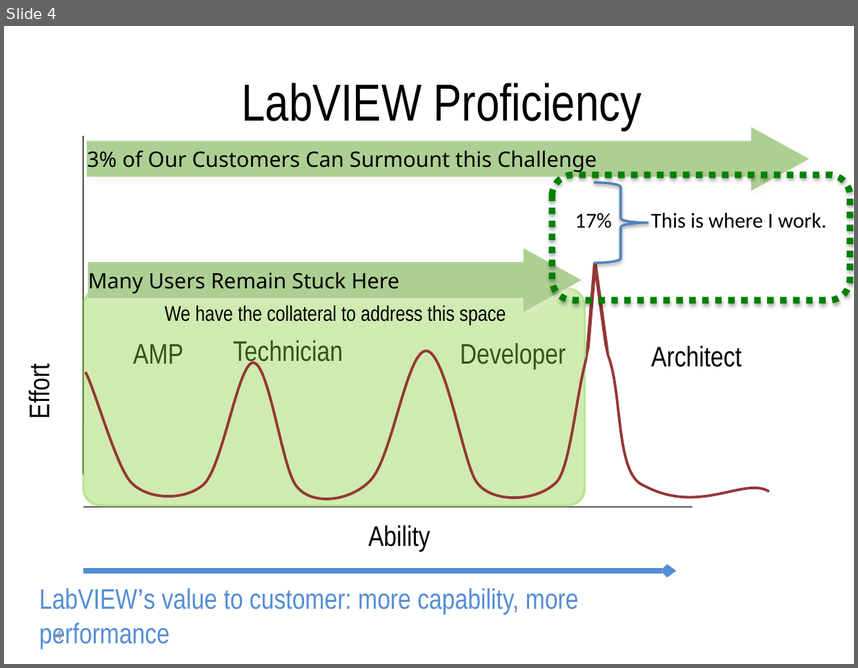
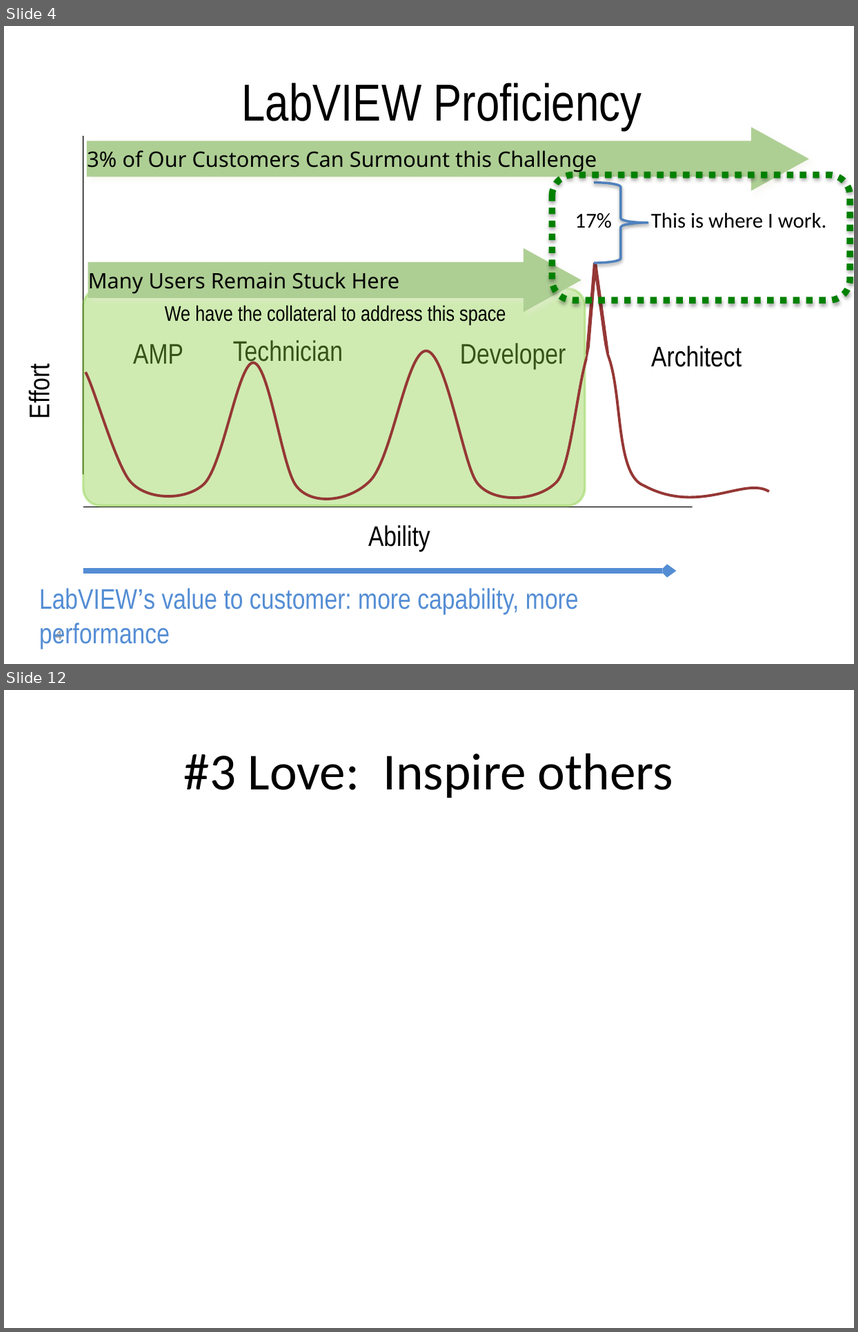
Before and after one commit to njhollenback/Presentations, a slide deck: 9-5 Things That I Love Hate About Actor Framework.pptx. Shown one above the other, each under a label of ours: slide 4 before the commit, slides 4 and 12 after it; the slides between them are not shown. The pictures are 858x668 and 858x1332 pixels, drawn with LibreOffice and Linux fonts; fonts in the diff are those of the drawing. Boxes give left, top, right and bottom in pixels: in the first picture for what was removed or moved away, otherwise in the second. Text is boxed around its words. In the diff, an @@ line names an element or a change of style, - is before the commit and + after.

```diff
--- a/9-5 Things That I Love Hate About Actor Framework.pptx
+++ b/9-5 Things That I Love Hate About Actor Framework.pptx
@@ slide 12 added at (4,690,854,1328), background #FFFFFF @@
@@ title added at (184,753,673,798), 44 pt, text #000000 @@
+#3 Love: Inspire others
```
Also in this commit, not shown: 2 slides changed, 8 other slides added.
